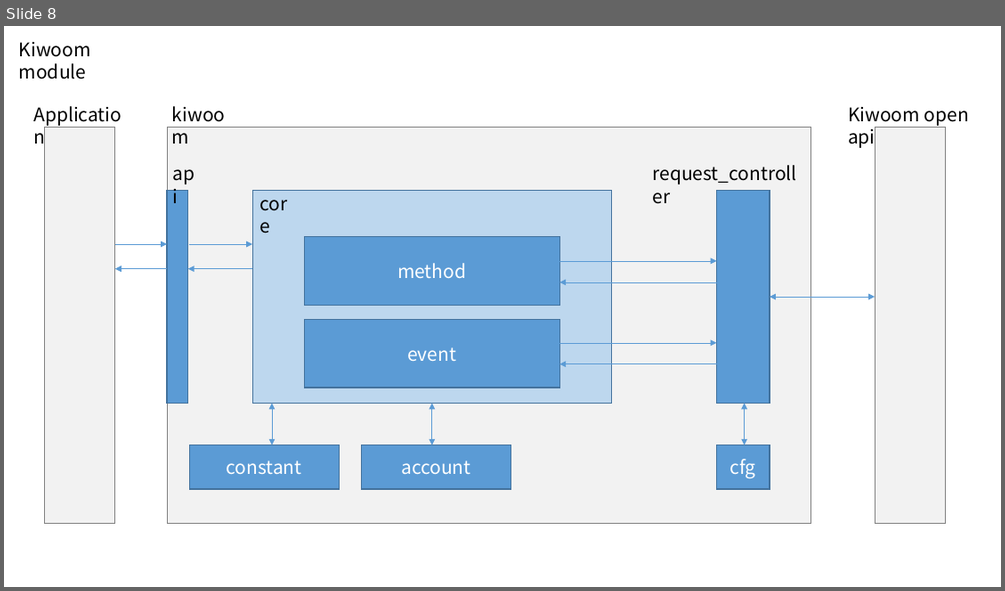
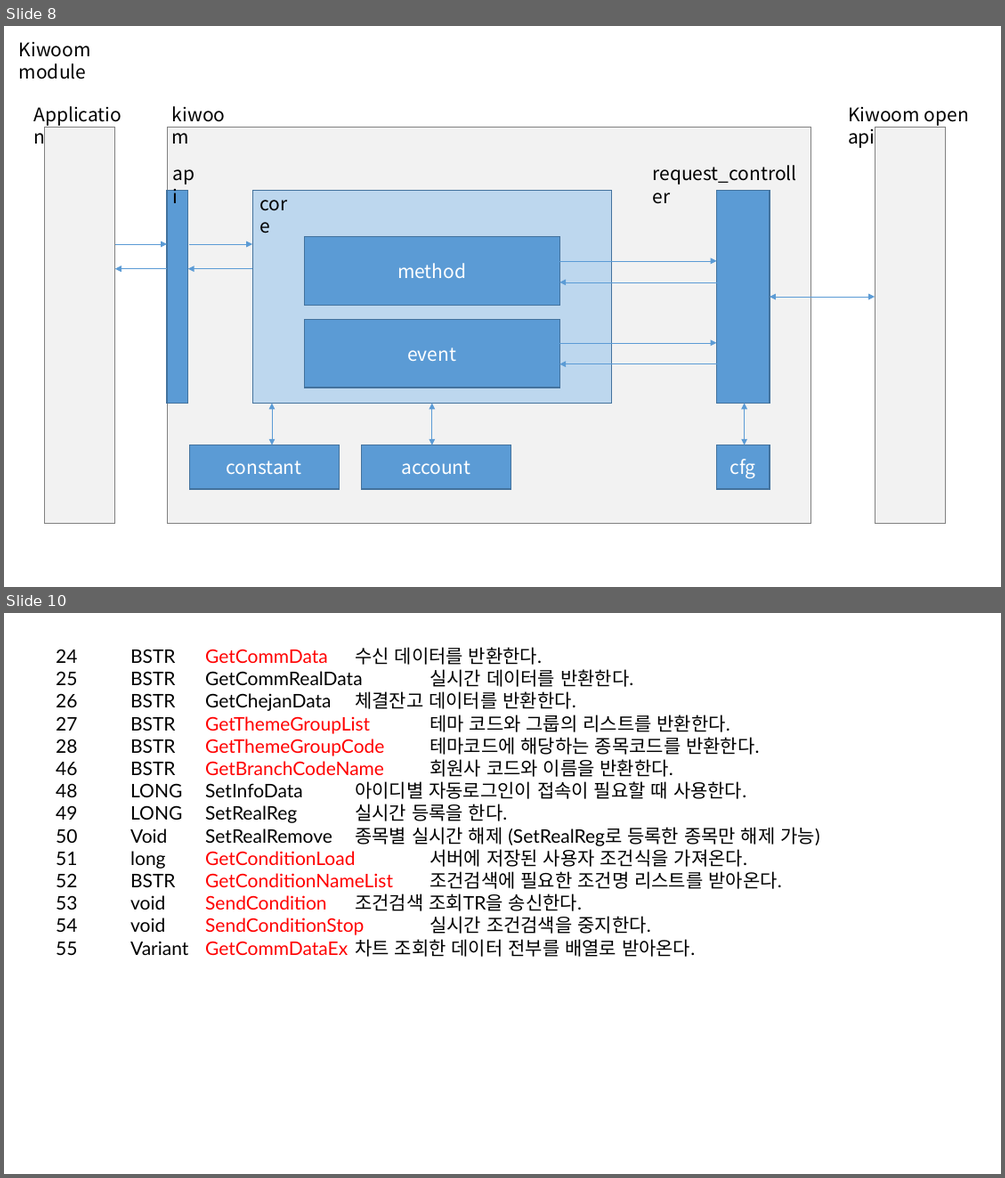
Before and after one commit to happineer/system_trading, a slide deck: doc/TopTrader.pptx. Shown one above the other, each under a label of ours: slide 8 before the commit, slides 8 and 10 after it; the slides between them are not shown. The pictures are 1005x591 and 1005x1178 pixels, drawn with LibreOffice and Linux fonts; fonts in the diff are those of the drawing. Boxes give left, top, right and bottom in pixels: in the first picture for what was removed or moved away, otherwise in the second. Text is boxed around its words. In the diff, an @@ line names an element or a change of style, - is before the commit and + after.

```diff
--- a/doc/TopTrader.pptx
+++ b/doc/TopTrader.pptx
@@ slide 10 added at (x1=4, y1=613, x2=1001, y2=1174), background #FFFFFF @@
@@ text added at (x1=56, y1=647, x2=820, y2=957), 18 pt, text #000000 @@
+24 BSTR GetCommData 수신 데이터를 반환한다.
+25 BSTR GetCommRealData 실시간 데이터를 반환한다.
+26 BSTR GetChejanData 체결잔고 데이터를 반환한다.
+27 BSTR GetThemeGroupList 테마 코드와 그룹의 리스트를 반환한다.
+28 BSTR GetThemeGroupCode 테마코드에 해당하는 종목코드를 반환한다.
+46 BSTR GetBranchCodeName 회원사 코드와 이름을 반환한다.
+48 LONG SetInfoData 아이디별 자동로그인이 접속이 필요할 때 사용한다.
+49 LONG SetRealReg 실시간 등록을 한다.
+50 Void SetRealRemove 종목별 실시간 해제 (SetRealReg로 등록한 종목만 해제 가능)
+51 long GetConditionLoad 서버에 저장된 사용자 조건식을 가져온다.
+52 BSTR GetConditionNameList 조건검색에 필요한 조건명 리스트를 받아온다.
+53 void SendCondition 조건검색 조회TR을 송신한다.
+54 void SendConditionStop 실시간 조건검색을 중지한다.
+55 Variant GetCommDataEx 차트 조회한 데이터 전부를 배열로 받아온다.
```
Also in this commit, not shown: 2 slides changed, 3 other slides added.
